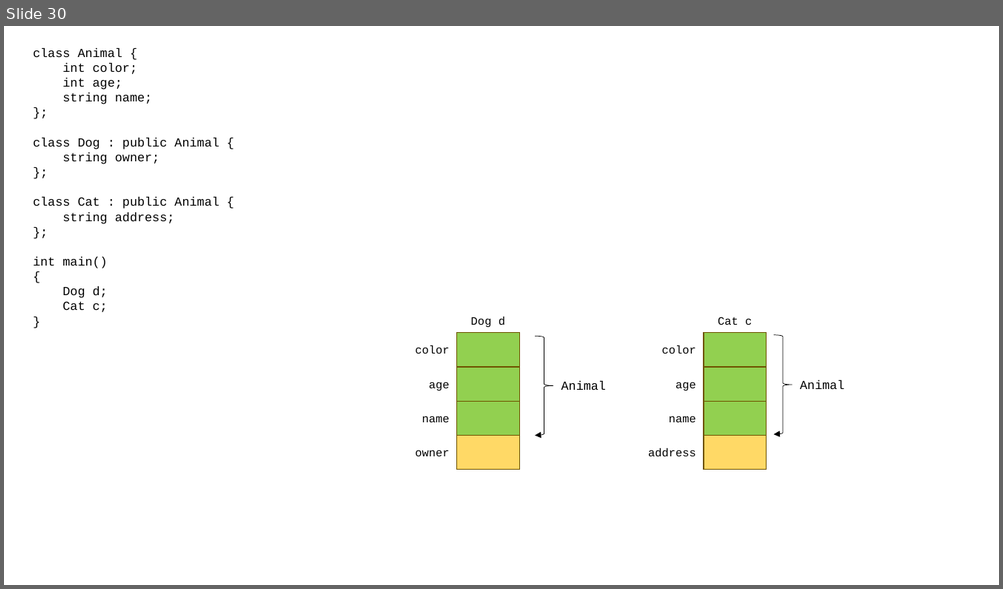
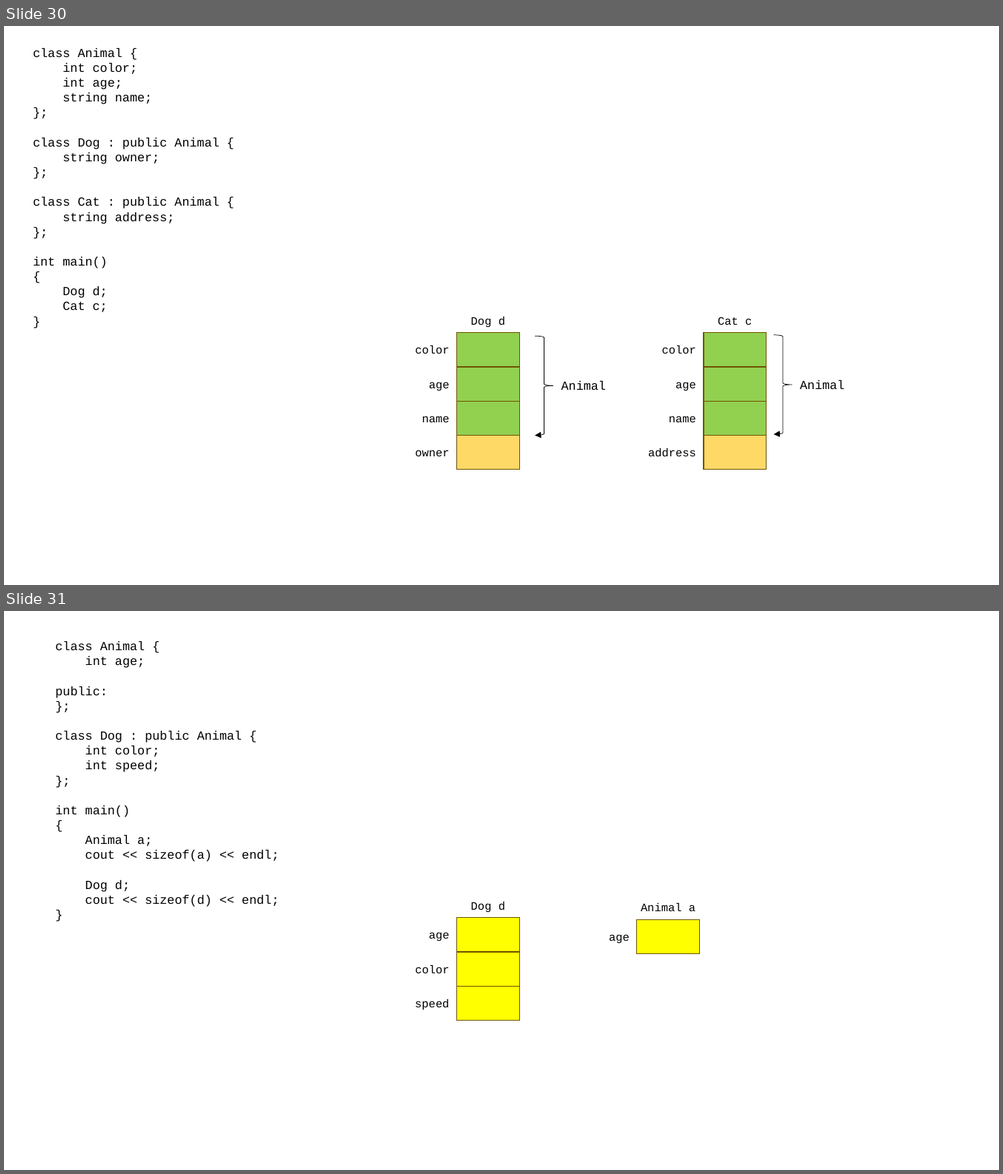
Before and after one commit to loopinf/hyundai_230612, a slide deck: 230612.pptx. Shown one above the other, each under a label of ours: slide 30 before the commit, slides 30 and 31 after it. The pictures are 1003x589 and 1003x1174 pixels, drawn with LibreOffice and Linux fonts; fonts in the diff are those of the drawing. Boxes give left, top, right and bottom in pixels: in the first picture for what was removed or moved away, otherwise in the second. Text is boxed around its words. In the diff, an @@ line names an element or a change of style, - is before the commit and + after.

```diff
--- a/230612.pptx
+++ b/230612.pptx
@@ slide 31 added at [4, 611, 999, 1170], background #FFFFFF @@
@@ text added at [55, 641, 279, 907], 12 pt, text #000000 @@
+class Animal {
+int age;
+public:
+};
+class Dog : public Animal {
+int color;
+int speed;
+};
+int main()
+{
+Animal a;
+cout << sizeof(a) << endl;
+Dog d;
+cout << sizeof(d) << endl;
+}
@@ rectangle added at [457, 917, 520, 952], fill #FFFF00, outline #705400 1 pt @@
@@ text added at [471, 902, 505, 912], 11 pt, text #000000 @@
+Dog d
@@ rectangle added at [637, 920, 700, 954], fill #FFFF00, outline #705400 1 pt @@
@@ text added at [640, 903, 695, 911], 11 pt, text #000000 @@
+Animal a
@@ text added at [429, 932, 449, 941], 11 pt, text #000000 @@
+age
@@ text added at [609, 934, 629, 943], 11 pt, text #000000 @@
+age
@@ text added at [415, 965, 449, 974], 11 pt, text #000000 @@
+color
@@ rectangle added at [457, 952, 520, 986], fill #FFFF00, outline #705400 1 pt @@
@@ rectangle added at [457, 986, 520, 1021], fill #FFFF00, outline #705400 1 pt @@
@@ text added at [415, 999, 449, 1011], 11 pt, text #000000 @@
+speed
```
Also in this commit, not shown: 5 other slides added, 1 other file.
